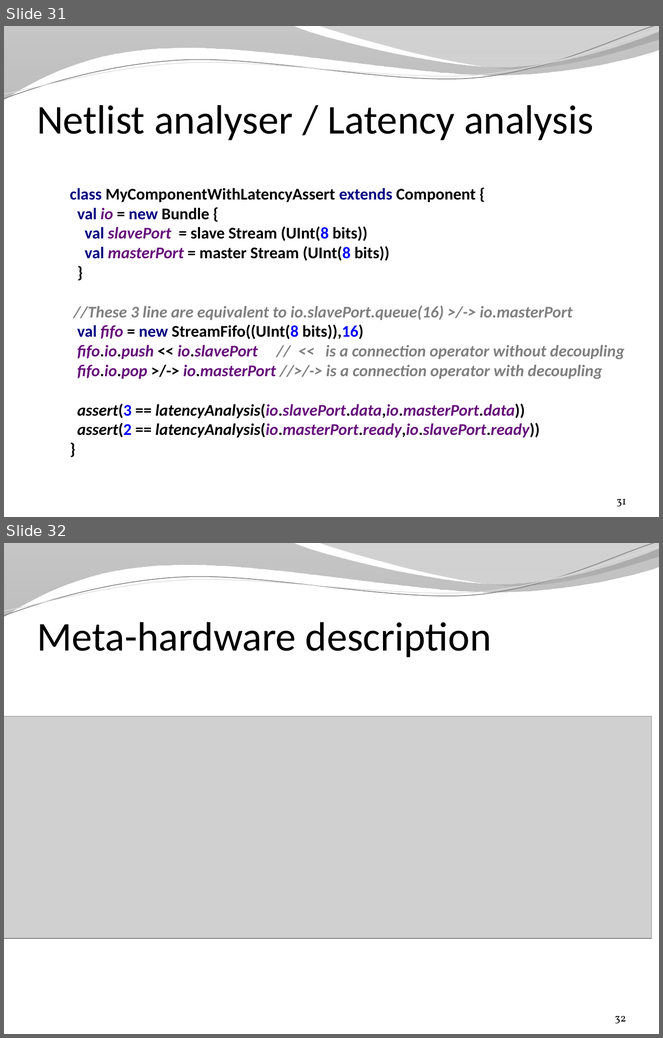
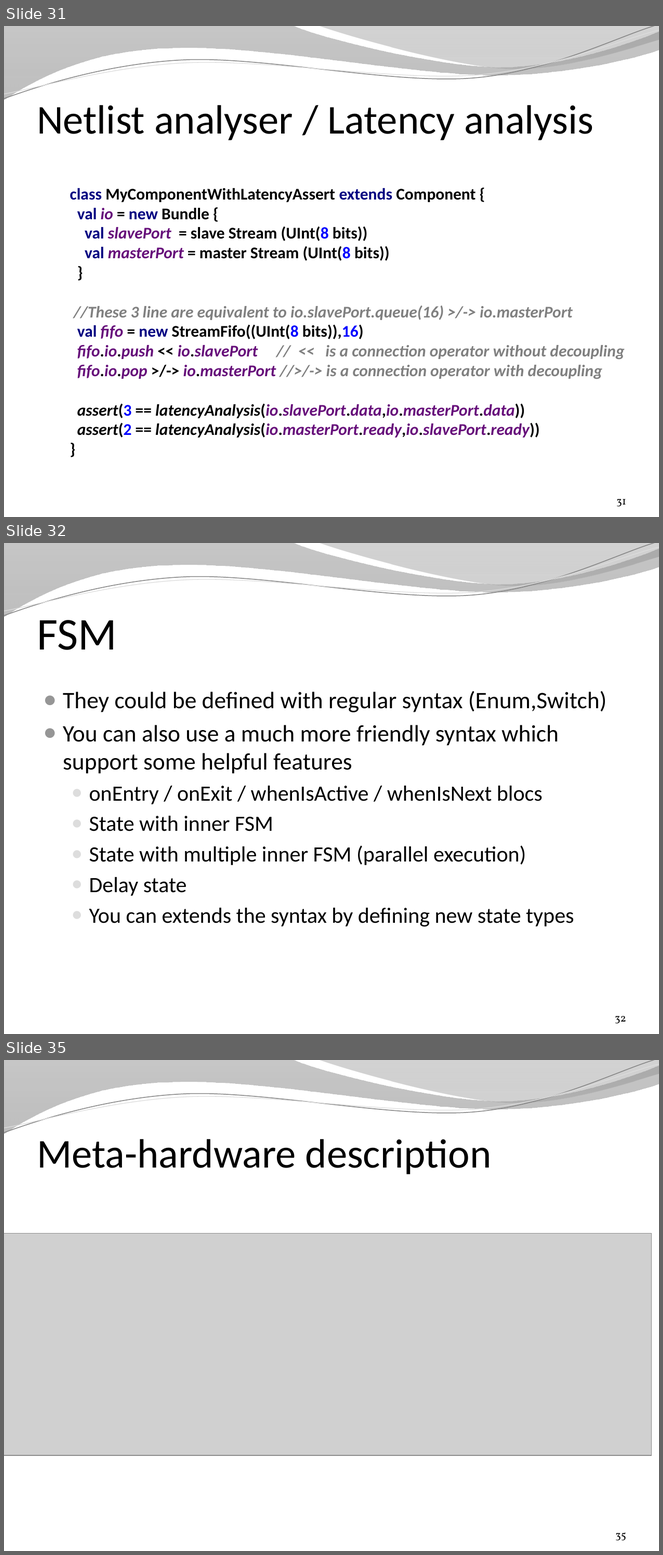
Before and after one commit to SpinalHDL/SpinalDoc, a slide deck: presentation/en/presentation.pptx. Shown one above the other, each under a label of ours: slides 31 and 32 before the commit, slides 31, 32 and 35 after it; the slides between them are not shown. The pictures are 663x1038 and 663x1555 pixels, drawn with LibreOffice and Linux fonts; fonts in the diff are those of the drawing; grey boxes stand for pictures; background and template pictures are left out. Boxes give left, top, right and bottom in pixels: in the first picture for what was removed or moved away, otherwise in the second. Text is boxed around its words. In the diff, an @@ line names an element or a change of style, - is before the commit and + after.

```diff
--- a/presentation/en/presentation.pptx
+++ b/presentation/en/presentation.pptx
@@ slide 32 added at [4,543,659,1034], background picture (left out); not listed: 4 template elements that a slide beside it also shows @@
@@ title added at [37,620,117,650], 50 pt, text #000000 @@
+FSM
@@ text added at [63,691,607,927], 24 pt, text #000000 @@
+● They could be defined with regular syntax (Enum,Switch)
+● You can also use a much more friendly syntax which support some helpful features
+  ● onEntry / onExit / whenIsActive / whenIsNext blocs
+  ● State with inner FSM
+  ● State with multiple inner FSM (parallel execution)
+  ● Delay state
+  ● You can extends the syntax by defining new state types
@@ page number added at [615,1016,626,1024], 12 pt, text #000000 @@
+32
@@ what was slide 32 is now slide 35 @@
@@ page number at [616,1533,626,1541]: text changed @@
-32
+35
```
Also in this commit, not shown: 1 slide changed, 3 other slides added, 6 slides removed, 2 other files.
